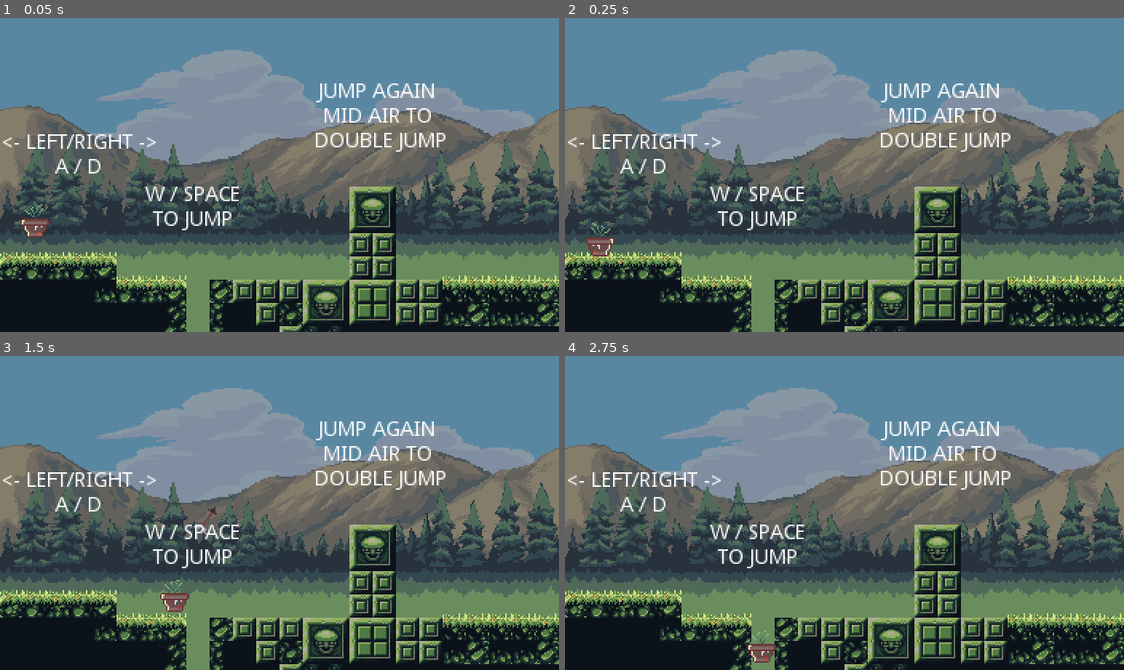
Above: before the commit, frames 1-4 (two rows, left to right).
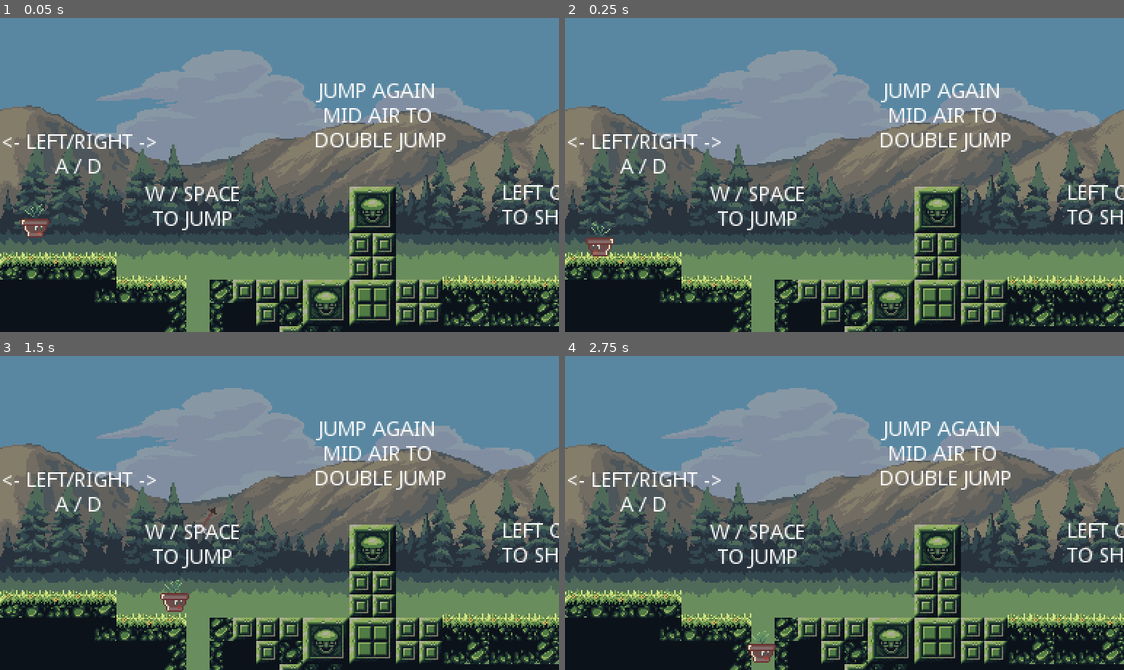
Above: after the commit, the same moments.

Repository: godot-wildlings/rogue
Game: Godot game, scene res://scenes/levels/level_01.tscn
Two runs of this game, one before a commit and one after it. Both use one fixed random seed, a clock stepped at 60 frames per second and the inputs below. The engine's default icon, where the game draws it, is replaced by a stand-in: a white triangle on a blue panel in a dark square.
Inputs (mouse positions are in pixels of both pictures, inside the frame that each line leads up to):
- Up to frame 1 (0.05 s): no input
- Up to frame 2 (0.25 s): no input
- Up to frame 3 (1.5 s): tap Enter at 0.5, 1.25 s; move the mouse to (402, 497) at 0.52 s; hold D (btn_right) from 0.53 s (still down); click (402, 497) at 0.6 s; tap W (btn_jump) at 0.77 s; move the mouse to (167, 528) at 1.27 s; click (167, 528) at 1.35 s
- Up to frame 4 (2.75 s): tap W (btn_jump) at 1.52 s; tap Enter at 2 s; move the mouse to (900, 443) at 2.02 s; release D (btn_right) at 2.03 s; hold A (btn_left) from 2.03 s (still down); click (900, 443) at 2.1 s

The runs differ from the first frame. In frame 1, 0.4% of the frame differs, in the area x 89-100%, y 53-66%; in frame 2, 0.4%; in frame 3, 0.4%; in frame 4, 0.4%.

Commit message:
get rid of all errors in debugger, add labels

Diff:
--- a/scenes/levels/level_01.tscn
+++ b/scenes/levels/level_01.tscn
@@ -1,12 +1,56 @@
-[gd_scene load_steps=5 format=2]
+[gd_scene load_steps=6 format=2]
 
 [ext_resource path="res://scenes/levels/level_01.gd" type="Script" id=1]
 [ext_resource path="res://resources/tileset.tres" type="TileSet" id=2]
 [ext_resource path="res://scenes/player/player.tscn" type="PackedScene" id=3]
 [ext_resource path="res://scenes/parallax/parallax_02.tscn" type="PackedScene" id=4]
+[ext_resource path="res://scenes/enemies/enemy_1.tscn" type="PackedScene" id=5]
 
 [node name="level_01" type="Node2D"]
 script = ExtResource( 1 )
+
+[node name="labels" type="Node" parent="."]
+
+[node name="left_right_label" type="Label" parent="labels"]
+margin_left = 1.08073
+margin_top = 71.3278
+margin_right = 108.081
+margin_bottom = 119.328
+text = "<- LEFT/RIGHT ->
+A / D"
+align = 1
+valign = 1
+
+[node name="jump_label" type="Label" parent="labels"]
+margin_left = 80.3253
+margin_top = 107.177
+margin_right = 187.325
+margin_bottom = 155.177
+text = "W / SPACE
+TO JUMP"
+align = 1
+valign = 1
+
+[node name="double_jump_label" type="Label" parent="labels"]
+margin_left = 205.607
+margin_top = 44.1582
+margin_right = 312.607
+margin_bottom = 92.1582
+text = "JUMP AGAIN
+MID AIR TO
+ DOUBLE JUMP"
+align = 1
+valign = 1
+
+[node name="shoot_label" type="Label" parent="labels"]
+margin_left = 325.722
+margin_top = 106.311
+margin_right = 432.722
+margin_bottom = 154.311
+text = "LEFT CLICK
+TO SHOOT"
+align = 1
+valign = 1
 
 [node name="environment" type="TileMap" parent="."]
 position = Vector2( 0, -60 )
@@ -27,35 +71,5 @@
 
 [node name="parallax_02" parent="." instance=ExtResource( 4 )]
 
-[node name="Labels" type="Node" parent="."]
-
-[node name="LeftRightLabel" type="Label" parent="Labels"]
-margin_left = 1.08073
-margin_top = 71.3278
-margin_right = 108.081
-margin_bottom = 119.328
-text = "<- LEFT/RIGHT ->
-A / D"
-align = 1
-valign = 1
-
-[node name="JumpLabel" type="Label" parent="Labels"]
-margin_left = 80.3253
-margin_top = 107.177
-margin_right = 187.325
-margin_bottom = 155.177
-text = "W / SPACE
-TO JUMP"
-align = 1
-valign = 1
-
-[node name="DoubleJumpLabel" type="Label" parent="Labels"]
-margin_left = 205.607
-margin_top = 44.1582
-margin_right = 312.607
-margin_bottom = 92.1582
-text = "JUMP AGAIN
-MID AIR TO
- DOUBLE JUMP"
-align = 1
-valign = 1
+[node name="enemy_1" parent="." instance=ExtResource( 5 )]
+position = Vector2( 500.71, 143.858 )
--- a/scenes/player/double_jump.gd
+++ b/scenes/player/double_jump.gd
@@ -1,6 +1,6 @@
 extends "res://scripts/state.gd"
 
-var gravity_timer : int
+var gravity_timer : float
 
 func initialize(obj : Object) -> void:
 	obj.double_jump = true
--- a/scenes/player/player.gd
+++ b/scenes/player/player.gd
@@ -22,21 +22,21 @@
 
 var can_aim : bool = true
 var is_firing : bool = false
+#warning-ignore:unused_class_variable
 var is_jumping : bool = false
+#warning-ignore:unused_class_variable
 var double_jump : bool = false
-var is_on_platform : bool = false
 var anim_cur : String = ""
 var anim_nxt : String = ""
 var fsm : Node
-var vel_platform : Vector2 = Vector2()
+
 var vel : Vector2 = Vector2()
-var old_motion : Vector2 = Vector2()
 var mouse_dir : Vector2 = Vector2()
 var arm_dir_nxt : Vector2 = Vector2.RIGHT
 var arm_dir_cur : Vector2 = Vector2.RIGHT
 var dir_cur : int = 1
 var camera_mode : int = 0
-var fire_timer : int = 0
+var fire_timer : float = 0
 var fire_state : int
 
 func _ready()-> void:
@@ -63,7 +63,6 @@
 		anim_cur = anim_nxt
 		if $anim.has_animation(anim_cur):
 			$anim.play(anim_cur)
-
 
 func _aim_weapon(delta : float) -> void:
 	if can_aim:
@@ -98,6 +97,9 @@
 	else:
 		$camera_target.position = $camera_target.position.linear_interpolate( \
 				Vector2(180, mouse_dir.y * 0.5), 1 * delta)
+
+func _death() -> void:
+	get_tree().quit()
 
 func _fire(delta : float) -> void:
 	#			fsm.state_cur != fsm.STATES.interact and \
@@ -140,4 +142,4 @@
 	return false
 
 func on_collide_player():
-	print("THIS IS A DAMAGE MESSAGE")
+	_death()
--- a/scripts/enemy_1.1.gd
+++ b/scripts/enemy_1.1.gd
@@ -1,27 +1,18 @@
 extends "res://scripts/enemy_template.gd"
-
-# Declare member variables here. Examples:
-# var a = 2
-# var b = "text"
 
 signal collide_player
 
-# Called when the node enters the scene tree for the first time.
-func _ready():
-
+func _ready() -> void:
 	call_deferred("connect_to_player")
 
-
-# Called every frame. 'delta' is the elapsed time since the previous frame.
-func _physics_process(delta):
-
-
+#warning-ignore:unused_argument
+func _physics_process(delta : float) -> void:
 	for child in raycast_group_collide_player.get_children():
 
 		if child.is_colliding():
 
 			emit_signal("collide_player")
 
-func connect_to_player():
-
+func connect_to_player() -> void:
+	#warning-ignore:return_value_discarded
 	self.connect("collide_player", game.player, "on_collide_player")
--- a/scripts/enemy_template.gd
+++ b/scripts/enemy_template.gd
@@ -1,14 +1,9 @@
 extends KinematicBody2D
-
-# Declare member variables here. Examples:
-# var a = 2
-# var b = "text"
 
 onready var raycast_group_walls = $Raycasts_walls
 onready var raycast_group_corners = $Raycasts_corners
+#warning-ignore:unused_class_variable
 onready var raycast_group_collide_player = $Raycasts_collide_player
-
-export var debug : bool = false
 
 enum FIRE_STATES { FIRE, WAIT }
 
@@ -25,37 +20,21 @@
 const JUMP_MARGIN : float = 0.1
 const FIRE_WAITTIME : float = 0.25
 
-var can_aim : bool = true
-var is_firing : bool = false
-var is_jumping : bool = false
-var double_jump : bool = false
-var is_on_platform : bool = false
-var anim_cur : String = ""
-var anim_nxt : String = ""
-var fsm : Node
-var vel_platform : Vector2 = Vector2()
 var vel : Vector2 = Vector2()
-var old_motion : Vector2 = Vector2()
-var mouse_dir : Vector2 = Vector2()
-var arm_dir_nxt : Vector2 = Vector2.RIGHT
-var arm_dir_cur : Vector2 = Vector2.RIGHT
-var dir_cur : int = 1
-var camera_mode : int = 0
-var fire_timer : int = 0
-var fire_state : int
+
 
 #stats and etc
-var hit_points : int
-var atk : int
 var direc : int = -1
 
 
-# Called when the node enters the scene tree for the first time.
-func _ready() -> void:
+#warning-ignore:unused_argument
+func hit(collision_data : KinematicCollision2D) -> void:
+	_death()
 
-	pass
 
-# Called every frame. 'delta' is the elapsed time since the previous frame.
+func _death() -> void:
+	queue_free()
+
 func _physics_process(delta : float) -> void:
 
 	vel.x = ACCEL
